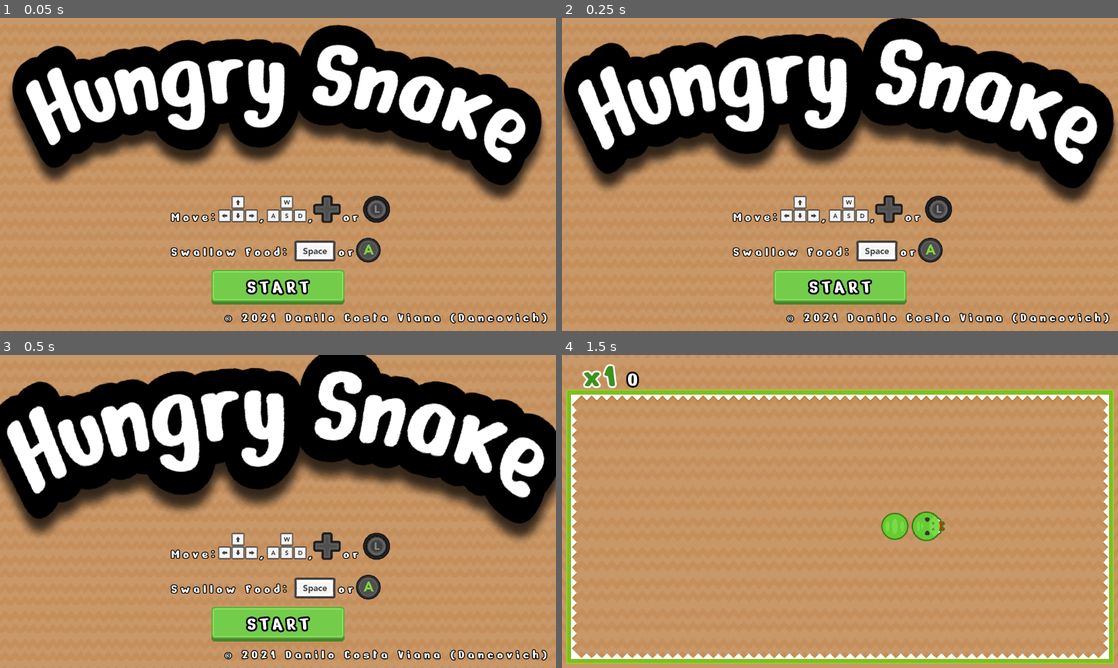
Above: before the commit, frames 1-4 (two rows, left to right).
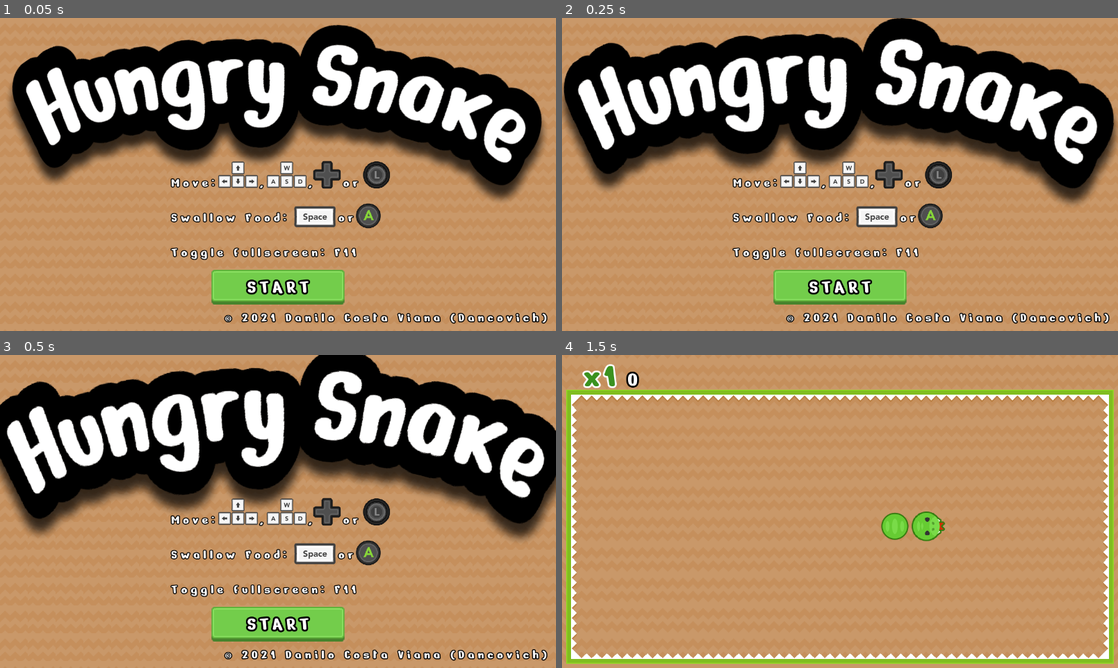
Above: after the commit, the same moments.

Repository: Dancovich/hungry_snake
Game: Godot game, scene res://main_scene.tscn
Same seed, same stepped clock (60 frames per second), same inputs: the game is played once before the commit and once after it. Sound files missing from this copy of the repository are replaced by a short silence.
Inputs:
- Up to frame 1 (0.05 s): no input
- Up to frame 2 (0.25 s): no input
- Up to frame 3 (0.5 s): no input
- Up to frame 4 (1.5 s): click "START" at 0.5 s; tap Enter at 1.25 s; hold Right (move_right) from 1.28 s (still down); hold Space (eat) from 1.28 s (still down)

The runs differ from the first frame. In frame 1, 5.0% of the frame differs, in the area x 30-99%, y 45-98%; in frame 2, 5.0%; in frame 3, 5.0%; in frame 4, nothing differs.

Commit message:
Added fullscreen toggle

Diff:
--- a/main_scene.tscn
+++ b/main_scene.tscn
@@ -92,9 +92,12 @@
 margin_bottom = 28.0
 custom_fonts/font = ExtResource( 1 )
 text = "START"
+__meta__ = {
+"_edit_use_anchors_": false
+}
 
 [node name="Controls" type="Node2D" parent="."]
-position = Vector2( 393.998, 389.882 )
+position = Vector2( 393.998, 310.882 )
 
 [node name="Help" type="Label" parent="Controls"]
 margin_top = 50.0
@@ -103,7 +106,9 @@
 custom_fonts/font = ExtResource( 5 )
 text = "Move:      ,      ,    or
 
-Swallow Food:       or"
+Swallow Food:       or
+
+Toggle fullscreen: F11"
 __meta__ = {
 "_edit_use_anchors_": false
 }
@@ -156,6 +161,21 @@
 "_edit_use_anchors_": false
 }
 
+[node name="Fullscreen" type="Label" parent="."]
+anchor_left = 1.0
+anchor_top = 0.997525
+anchor_right = 1.0
+anchor_bottom = 0.997525
+margin_left = -761.578
+margin_top = -47.0
+margin_right = -20.5776
+margin_bottom = -10.0
+custom_fonts/font = ExtResource( 5 )
+text = "© 2021 Danilo Costa Viana (Dancovich)"
+__meta__ = {
+"_edit_use_anchors_": false
+}
+
 [node name="Music" type="AudioStreamPlayer" parent="."]
 stream = ExtResource( 15 )
 autoplay = true
--- a/project.godot
+++ b/project.godot
@@ -13,6 +13,11 @@
 "class": "Food",
 "language": "GDScript",
 "path": "res://stage/food.gd"
+}, {
+"base": "Node",
+"class": "SingletonEventHandler",
+"language": "GDScript",
+"path": "res://singleton.gd"
 }, {
 "base": "Node2D",
 "class": "Snake",
@@ -36,6 +41,7 @@
 } ]
 _global_script_class_icons={
 "Food": "",
+"SingletonEventHandler": "",
 "Snake": "",
 "SnakeBodyPart": "",
 "SnakeHead": "",
@@ -49,6 +55,10 @@
 config/icon="res://icon.png"
 config/macos_native_icon="res://icon.icns"
 config/windows_native_icon="res://icon.ico"
+
+[autoload]
+
+Singleton="*res://singleton.tscn"
 
 [debug]
 
@@ -111,6 +121,11 @@
 , Object(InputEventJoypadButton,"resource_local_to_scene":false,"resource_name":"","device":0,"button_index":0,"pressure":0.0,"pressed":false,"script":null)
  ]
 }
+fullscreen={
+"deadzone": 0.5,
+"events": [ Object(InputEventKey,"resource_local_to_scene":false,"resource_name":"","device":0,"alt":false,"shift":false,"control":false,"meta":false,"command":false,"pressed":false,"scancode":16777254,"unicode":0,"echo":false,"script":null)
+ ]
+}
 
 [layer_names]
 
--- /dev/null
+++ b/singleton.gd
@@ -0,0 +1,11 @@
+# This class is loaded as a singleton (Project Settings -> Autoload).
+# It handles global events like toggling fullscreen mode, which
+# can be done from anywhere in the game
+class_name SingletonEventHandler
+extends Node
+
+
+func _unhandled_key_input(event: InputEventKey) -> void:
+	if event.is_action_released("fullscreen"):
+		get_tree().set_input_as_handled()
+		OS.window_fullscreen = !OS.window_fullscreen
--- /dev/null
+++ b/singleton.tscn
@@ -0,0 +1,6 @@
+[gd_scene load_steps=2 format=2]
+
+[ext_resource path="res://singleton.gd" type="Script" id=1]
+
+[node name="Singleton" type="Node"]
+script = ExtResource( 1 )
